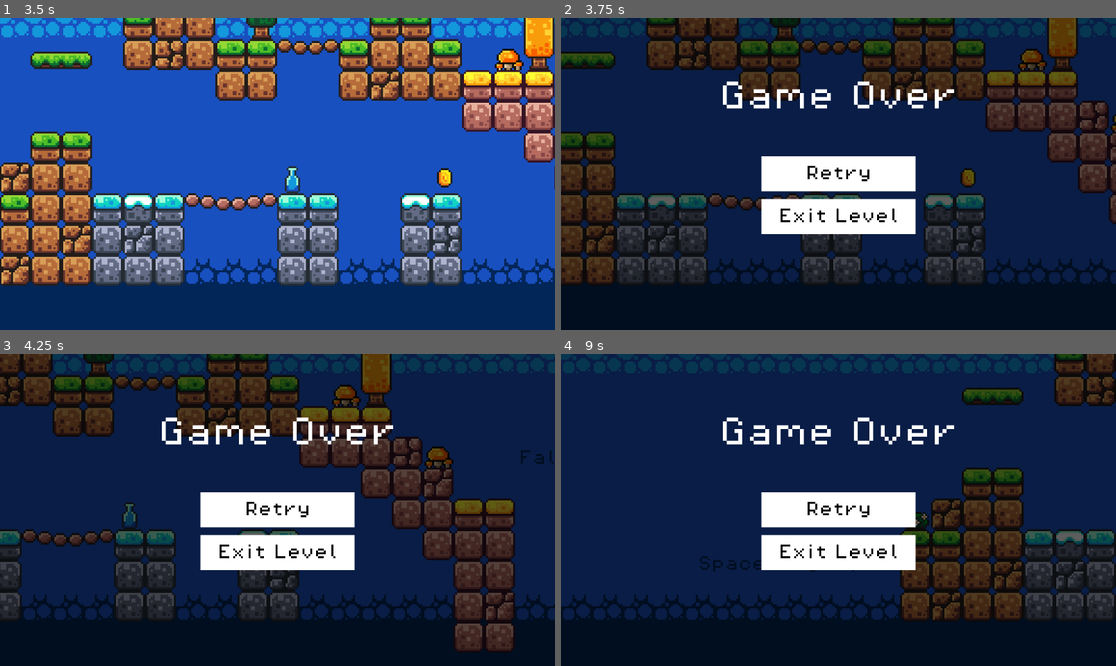
Above: before the commit, frames 1-4 (two rows, left to right).
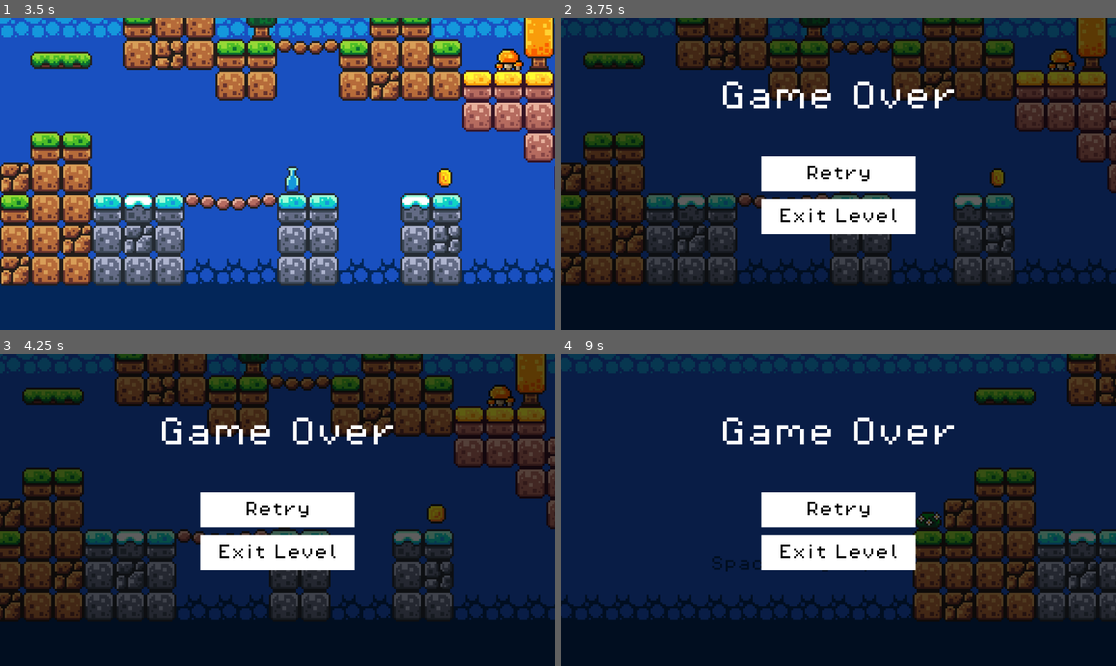
Above: after the commit, the same moments.

Repository: ImadSaddik/FirstGodotGame
Game: Godot game, scene res://scenes/start_screen_ui.tscn
Two runs of this game, one before a commit and one after it. Both use one fixed random seed, a clock stepped at 60 frames per second and the inputs below.
Inputs:
- Up to frame 1 (3.5 s): click "Start Game" at 0.5 s; hold Right (move_right) 1.28-2.78 s; tap Space (jump) at 1.52, 2.27 s; hold Left (move_left) from 2.78 s (still down)
- Up to frame 2 (3.75 s): release Left (move_left) at 3.53 s; hold Right (move_right) from 3.53 s (still down)
- Up to frame 3 (4.25 s): keep holding Right (move_right); tap Space (jump) at 3.77 s
- Up to frame 4 (9 s): release Right (move_right) at 4.25 s; click "Retry" at 4.25 s; hold Right (move_right) 5.03-5.78 s; tap Space (jump) at 5.27, 6.02, 7.52, 8.27 s; hold Left (move_left) 5.78-6.53 s; hold Right (move_right) 6.53-7.28 s; hold Left (move_left) 7.28-8.78 s; hold Right (move_right) from 8.78 s (still down)

Frame 1 is identical in both runs. In frame 2, 25% of the frame differs, in the area x 0-100%, y 0-86%; in frame 3, 42%, in the area x 0-100%, y 0-96%; in frame 4, 13%.

Commit message:
Prevvented player from moving after dying.

Diff:
--- a/scenes/level_2.tscn
+++ b/scenes/level_2.tscn
@@ -268,7 +268,7 @@
 [node name="Level 2" type="Node2D"]
 position = Vector2(0, 1)
 
-[node name="GameManager" type="Node" parent="." node_paths=PackedStringArray("scoreLabel", "inGameUI", "pauseMenuUI", "winMenuUI", "gameOverMenuUI", "slime", "player")]
+[node name="GameManager" type="Node" parent="." node_paths=PackedStringArray("scoreLabel", "inGameUI", "pauseMenuUI", "winMenuUI", "gameOverMenuUI", "player")]
 unique_name_in_owner = true
 script = ExtResource("1_okdgc")
 scoreLabel = NodePath("../Texts/ScoreLabel")
@@ -276,7 +276,6 @@
 pauseMenuUI = NodePath("../UI/PauseMenuUI")
 winMenuUI = NodePath("../UI/WinMenuUI")
 gameOverMenuUI = NodePath("../UI/GameOverMenuUI")
-slime = NodePath("")
 player = NodePath("../Player")
 
 [node name="TileMap" type="TileMap" parent="."]
--- a/scripts/game_manager.gd
+++ b/scripts/game_manager.gd
@@ -22,6 +22,7 @@
 
 
 func _on_player_died() -> void:
+	player.canMove = false
 	player.play_death_sound()
 	gameOverMenuUI.show_game_over_menu()
 
